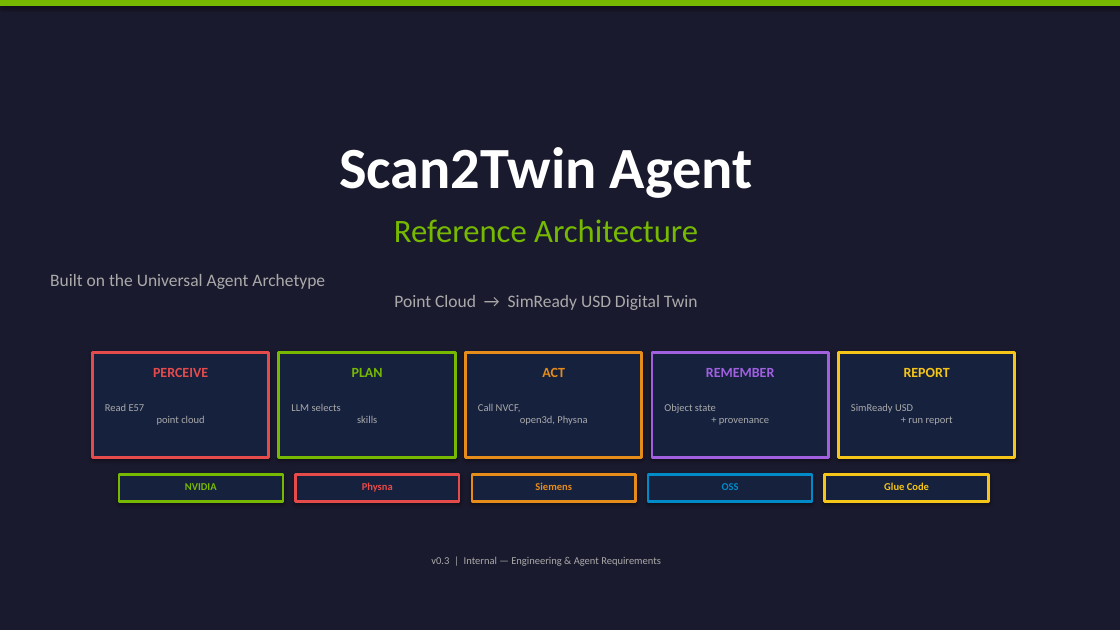
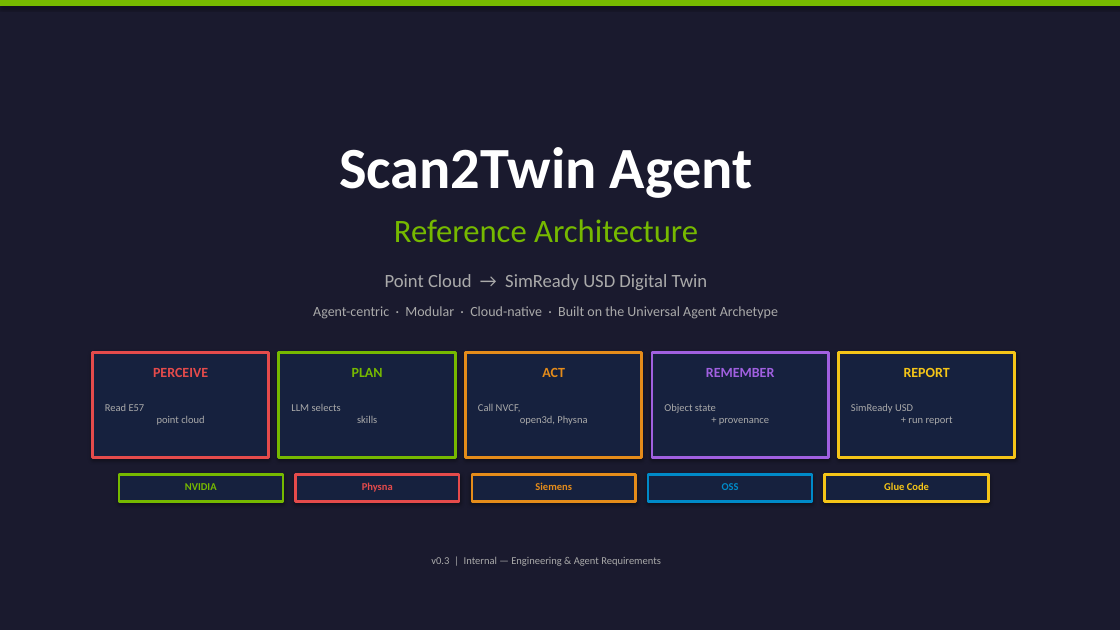
Before and after one commit to Mpgeyer/Agent-ready-dashboard, a slide deck: slide 1 of scan2twin-architecture-v3.pptx. Drawn at 1120x630 pixels with LibreOffice and Linux fonts; fonts in the diff are those of the drawing. Boxes give left, top, right and bottom in pixels: in the first picture for what was removed or moved away, otherwise in the second. Text is boxed around its words. In the diff, an @@ line names an element or a change of style, - is before the commit and + after.

Commit message:
v3 title slide fix - Scan2Twin Agent front and center

```diff
--- a/scan2twin-architecture-v3.pptx
+++ b/scan2twin-architecture-v3.pptx
@@ text at (x1=385, y1=274, x2=708, y2=290): text changed; size 15 to 16 pt @@
-Built on the Universal Agent Archetype
-Point Cloud → SimReady USD Digital Twin
+Point Cloud → SimReady USD Digital Twin
@@ text added at (x1=313, y1=306, x2=778, y2=319), 12 pt, text #AAAAAA @@
+Agent-centric · Modular · Cloud-native · Built on the Universal Agent Archetype
```
